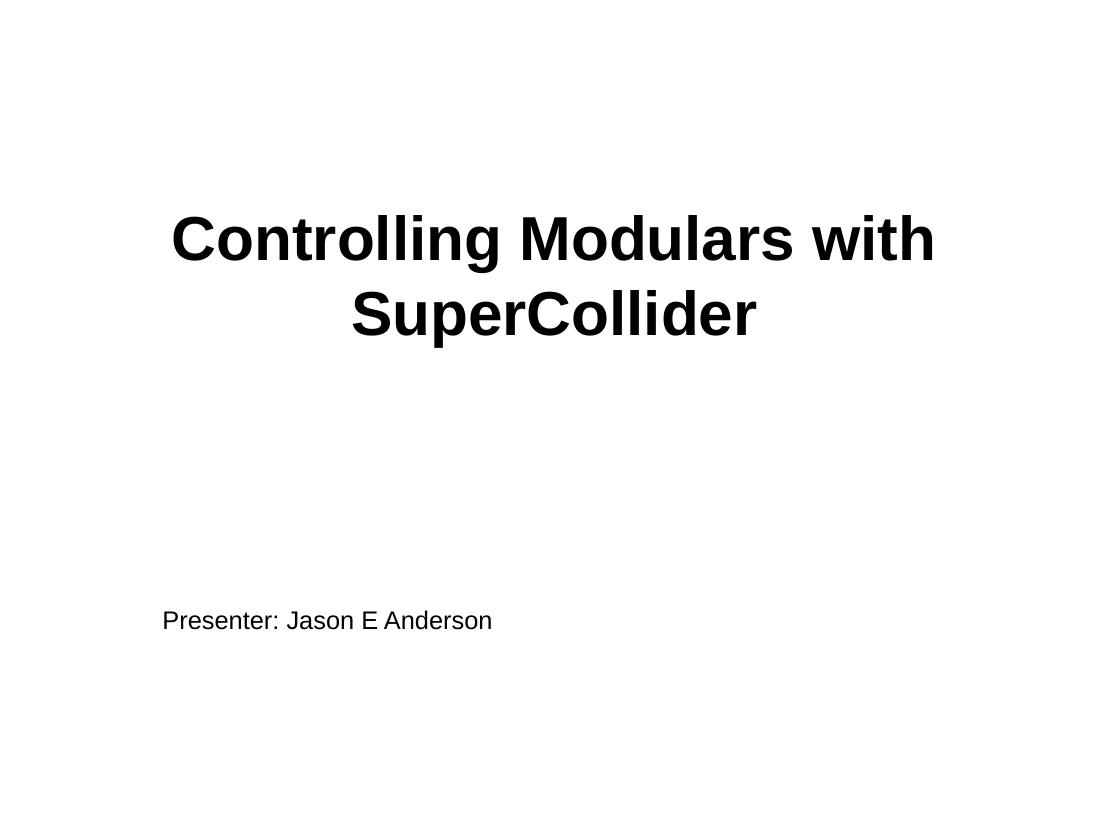
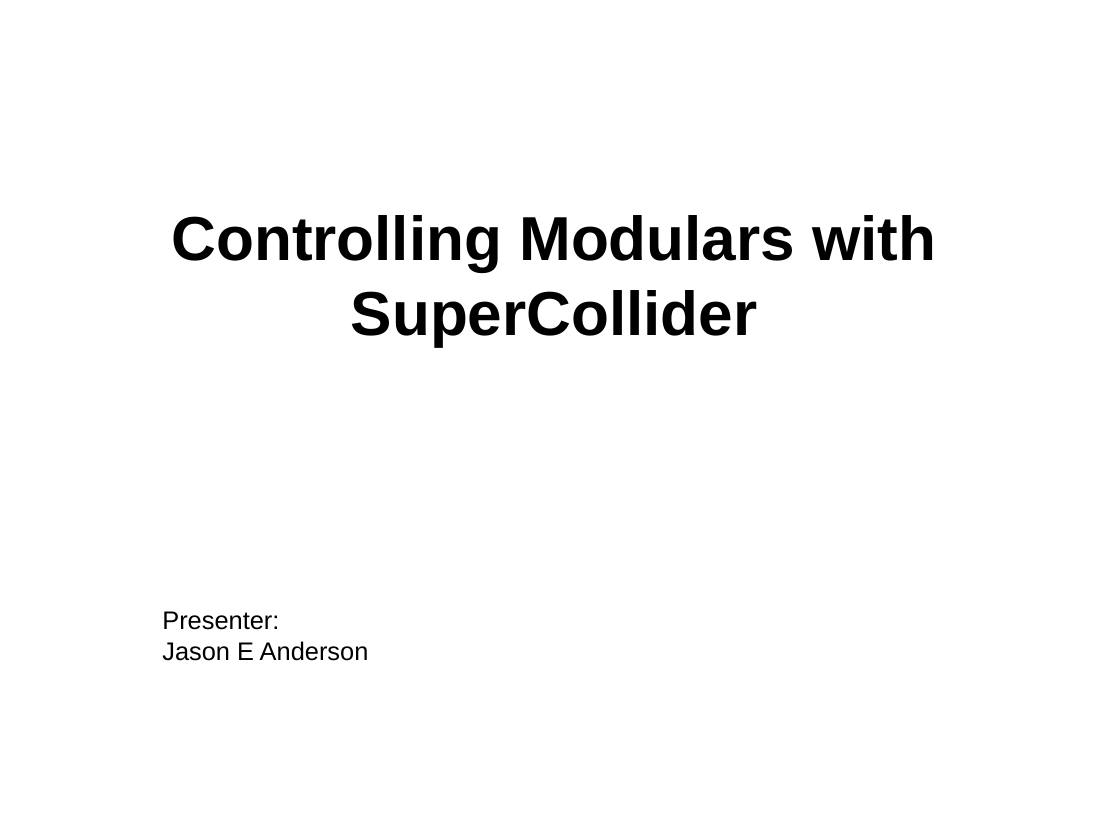
Before and after one commit to adadu/ctrlModularsSC, a slide deck: slide 1 of ctrlModularsSC_patchwerks2019sept7.odp. Drawn at 1120x840 pixels with LibreOffice and Linux fonts; fonts in the diff are those of the drawing. Boxes give left, top, right and bottom in pixels: in the first picture for what was removed or moved away, otherwise in the second. Text is boxed around its words. In the diff, an @@ line names an element or a change of style, - is before the commit and + after.

```diff
--- a/ctrlModularsSC_patchwerks2019sept7.odp
+++ b/ctrlModularsSC_patchwerks2019sept7.odp
@@ text at (x1=162, y1=611, x2=369, y2=661): text changed @@
-Presenter: Jason E Anderson
+Presenter:
+Jason E Anderson
```
Also in this commit, not shown: 13 other slides changed, 1 other file.
